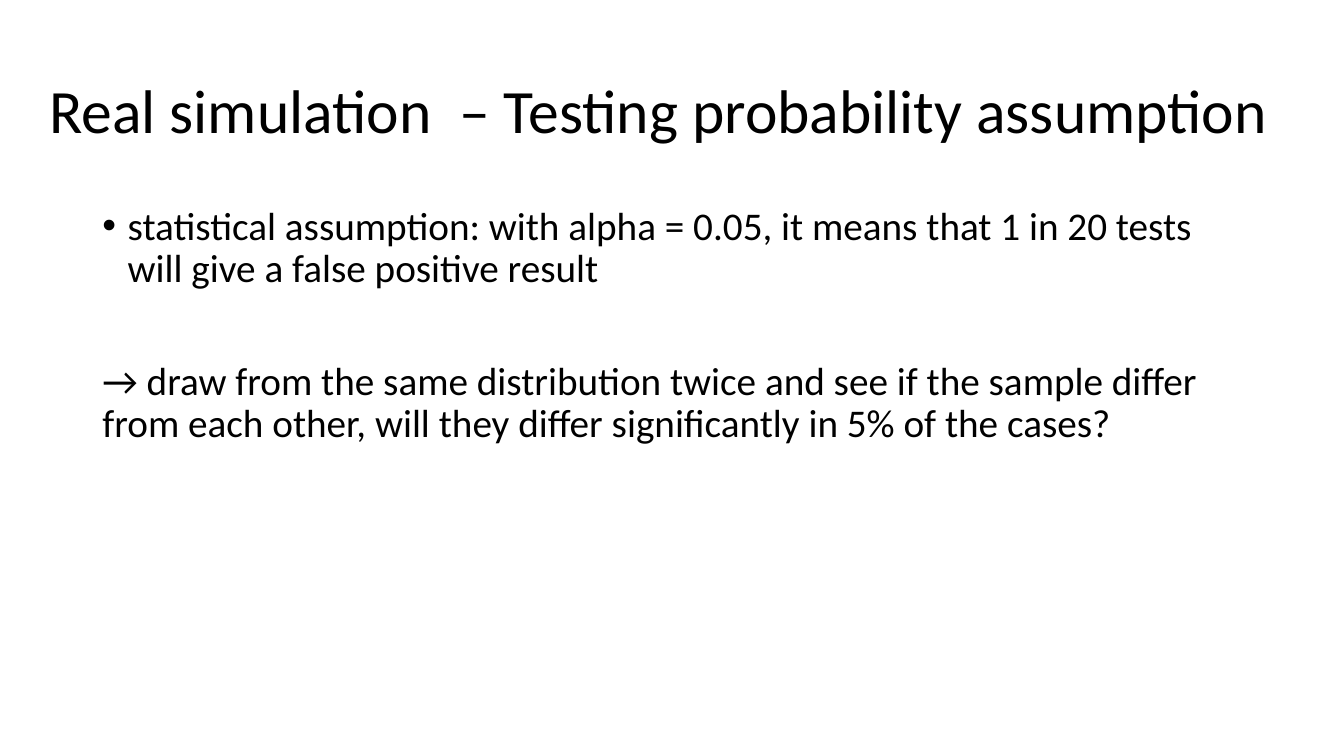
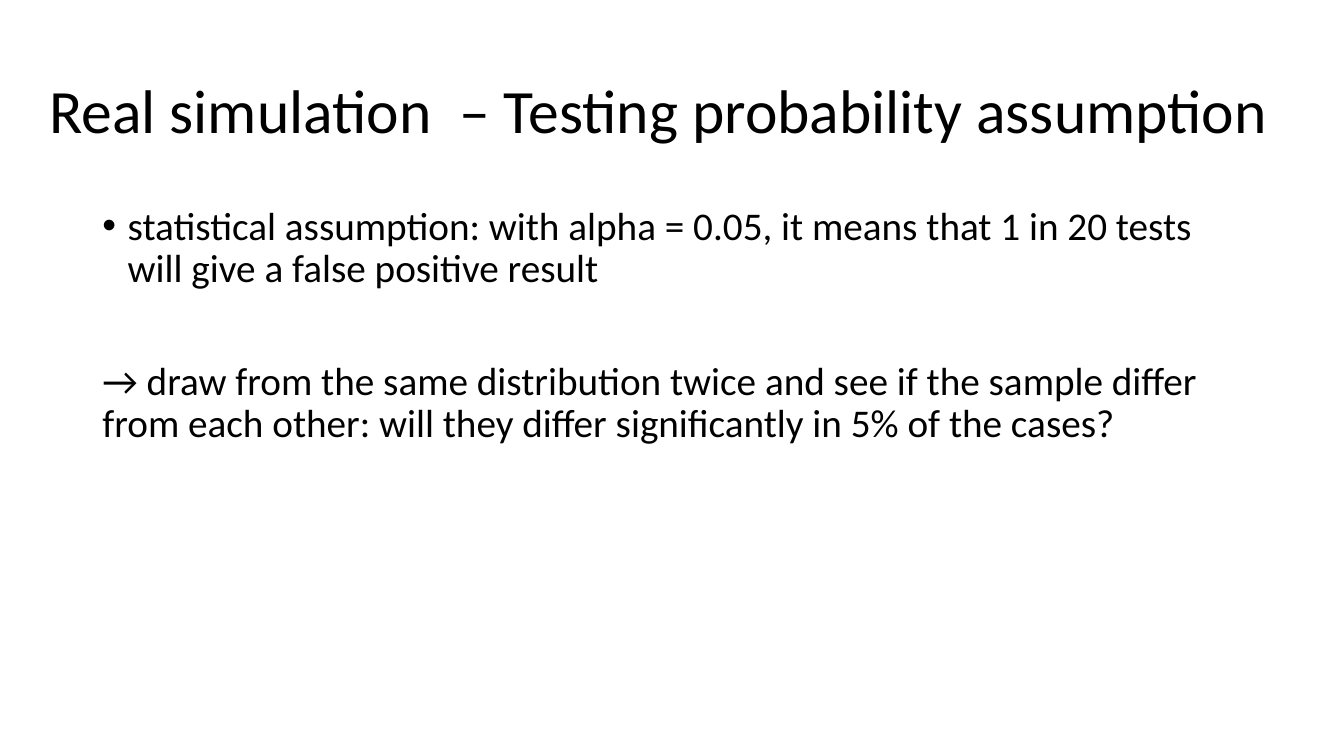
Before and after one commit to MalikaIhle/simulation_course, a slide deck: slide 27 of 6_Simulations.pptx. Drawn at 1344x756 pixels with LibreOffice and Linux fonts; fonts in the diff are those of the drawing. Boxes give left, top, right and bottom in pixels: in the first picture for what was removed or moved away, otherwise in the second. Text is boxed around its words. In the diff, an @@ line names an element or a change of style, - is before the commit and + after.

```diff
--- a/6_Simulations.pptx
+++ b/6_Simulations.pptx
@@ text at [102, 367, 1196, 444]: text changed @@
-→ draw from the same distribution twice and see if the sample differ from each other, will they differ significantly in 5% of the cases?
+→ draw from the same distribution twice and see if the sample differ from each other: will they differ significantly in 5% of the cases?
```
Also in this commit, not shown: 12 other slides changed, 4 slides added, 2 slides removed.
